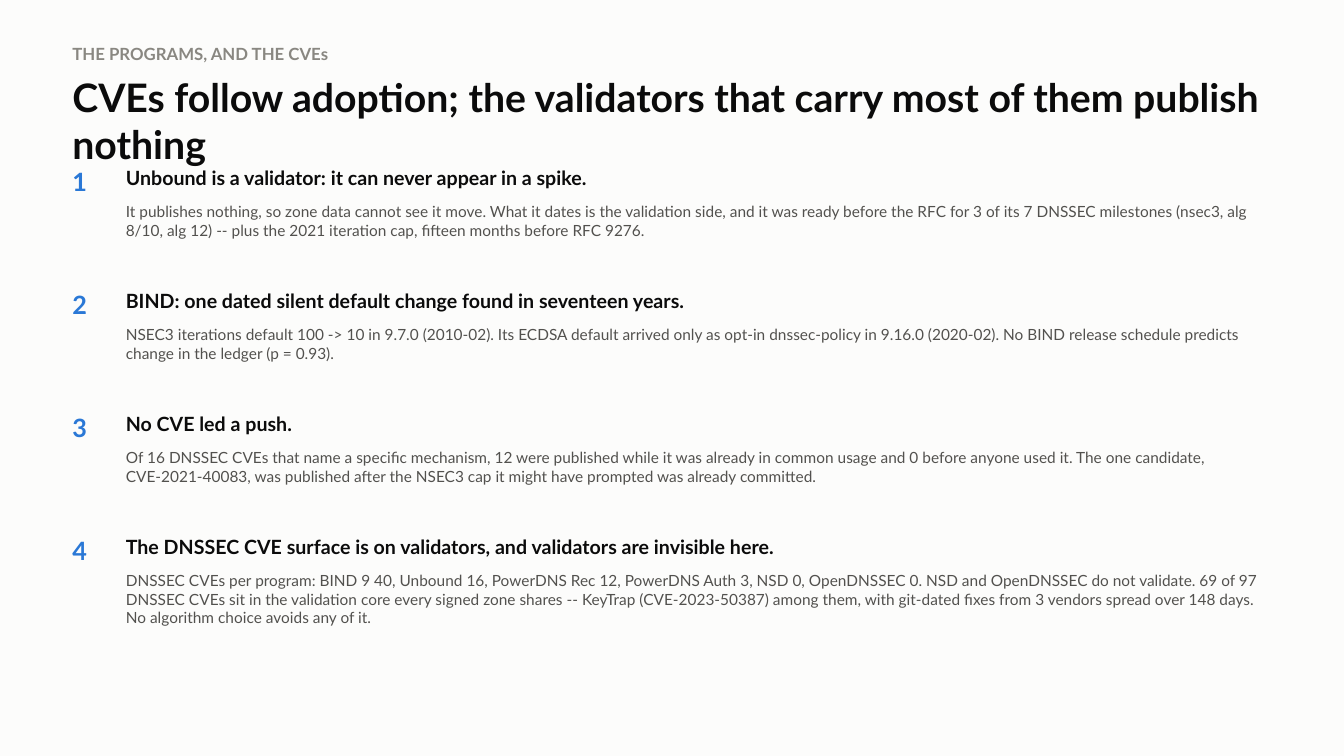
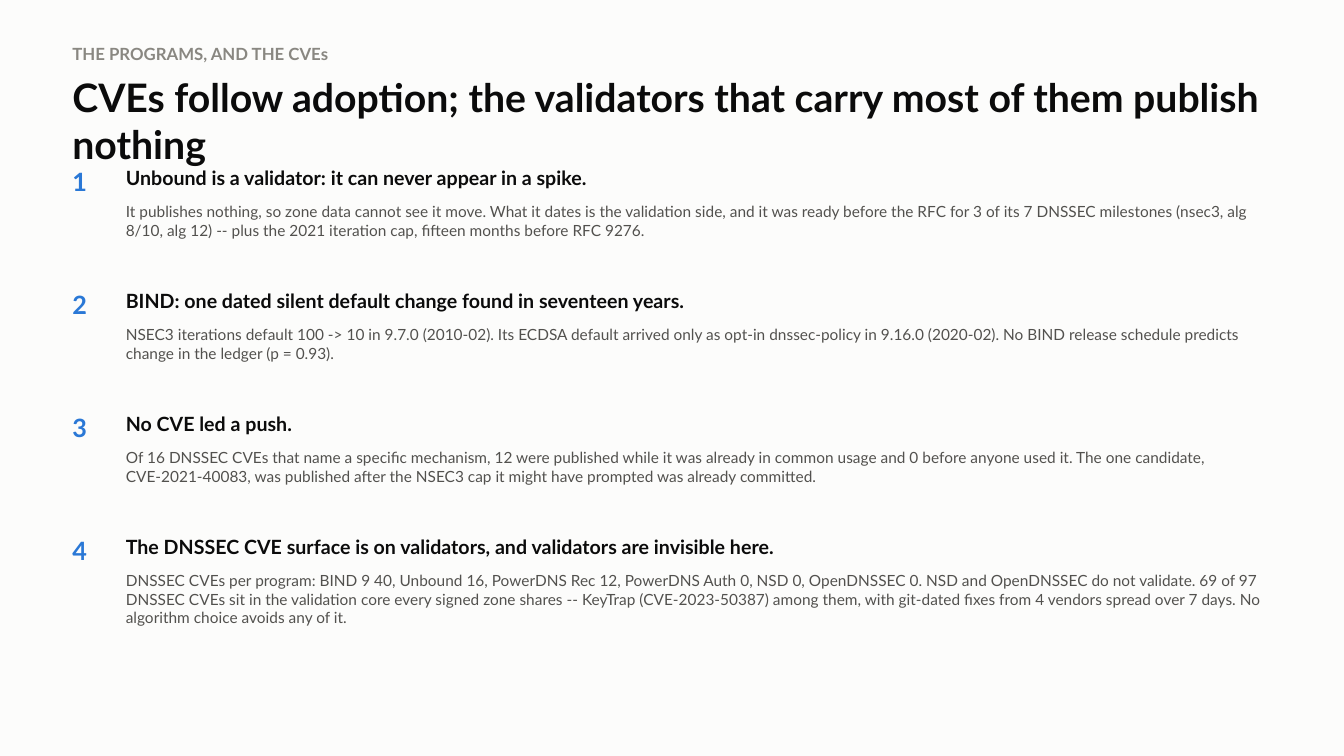
Before and after one commit to j776w781/rfc_adoption, a slide deck: slide 12 of out/analysis/dnssec_rfc_why.pptx. Drawn at 1344x756 pixels with LibreOffice and Linux fonts; fonts in the diff are those of the drawing. Boxes give left, top, right and bottom in pixels: in the first picture for what was removed or moved away, otherwise in the second. Text is boxed around its words. In the diff, an @@ line names an element or a change of style, - is before the commit and + after.

```diff
--- a/out/analysis/dnssec_rfc_why.pptx
+++ b/out/analysis/dnssec_rfc_why.pptx
@@ text at bbox=[126, 574, 1260, 626]: text changed @@
-DNSSEC CVEs per program: BIND 9 40, Unbound 16, PowerDNS Rec 12, PowerDNS Auth 3, NSD 0, OpenDNSSEC 0. NSD and OpenDNSSEC do not validate. 69 of 97 DNSSEC CVEs sit in the validation core every signed zone shares -- KeyTrap (CVE-2023-50387) among them, with git-dated fixes from 3 vendors spread over 148 days. No algorithm choice avoids any of it.
+DNSSEC CVEs per program: BIND 9 40, Unbound 16, PowerDNS Rec 12, PowerDNS Auth 0, NSD 0, OpenDNSSEC 0. NSD and OpenDNSSEC do not validate. 69 of 97 DNSSEC CVEs sit in the validation core every signed zone shares -- KeyTrap (CVE-2023-50387) among them, with git-dated fixes from 4 vendors spread over 7 days. No algorithm choice avoids any of it.
```
Also in this commit, not shown: 9 other files.
